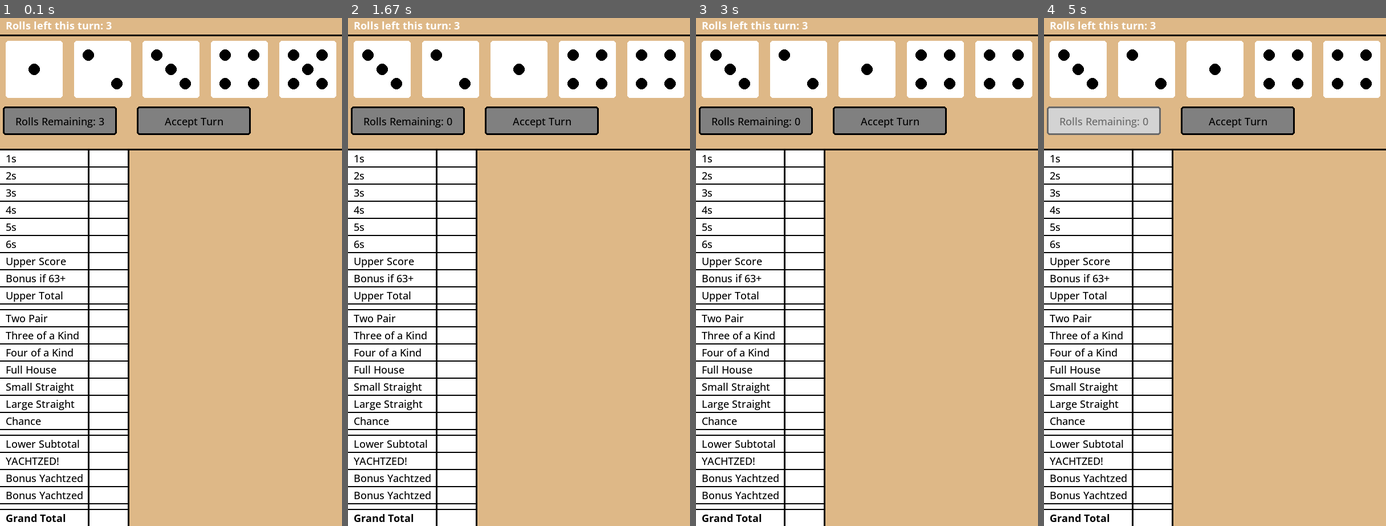
Above: before the commit, frames 1-4 (left to right).
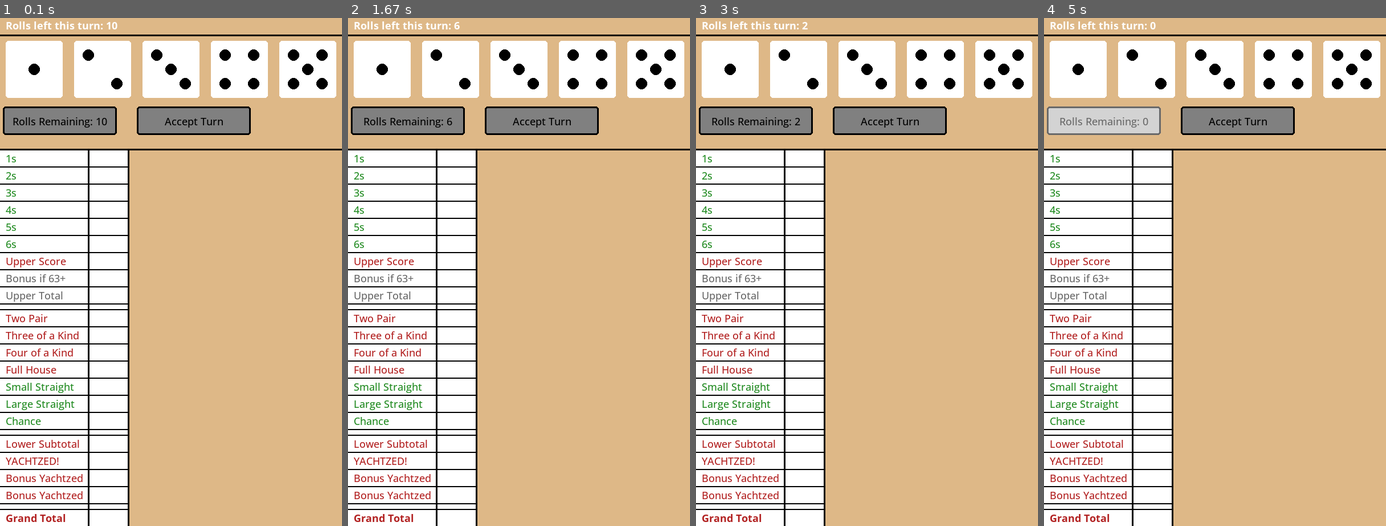
Above: after the commit, the same moments.

Repository: machinateddesigns/PythonGeneral
Game: pygame game, started from yachtzed.py
The game is run twice, just before and just after one commit, with the same random seed, the same clock (stepped at 60 frames per second) and the same inputs.
Inputs (mouse positions are in pixels of both pictures, inside the frame that each line leads up to):
- Up to frame 1 (0.1 s): no input
- Up to frame 2 (1.67 s): click (409, 119) at 0.38 s, where only the run after the commit has a clickable "Rolls Remaining: 10"; press the mouse at (409, 119) at 0.7 s; move the mouse to (423, 145) at 0.8 s; release the mouse at (436, 170) at 0.93 s; click (409, 119) at 1.05 s, where only the run after the commit has a clickable "Rolls Remaining: 8"; press the mouse at (409, 119) at 1.37 s; move the mouse to (450, 109) at 1.47 s; release the mouse at (491, 104) at 1.6 s
- Up to frame 3 (3 s): click (805, 109) at 1.72 s; press the mouse at (757, 119) at 2.03 s; move the mouse to (860, 287) at 2.13 s; release the mouse at (962, 454) at 2.27 s; click (757, 119) at 2.38 s, where only the run after the commit has a clickable "Rolls Remaining: 4"; press the mouse at (757, 119) at 2.7 s; move the mouse to (808, 211) at 2.8 s; release the mouse at (863, 297) at 2.93 s
- Up to frame 4 (5 s): click (1105, 119) at 3.05 s, where only the run after the commit has a clickable "Rolls Remaining: 2"; press the mouse at (1105, 119) at 3.37 s; move the mouse to (1221, 119) at 3.47 s; release the mouse at (1338, 124) at 3.6 s; click "Rolls Remaining: 0" at 3.72 s; press the mouse at (1105, 119) at 4.03 s; move the mouse to (1177, 190) at 4.13 s; release the mouse at (1249, 261) at 4.27 s; click "Rolls Remaining: 0" at 4.88 s

The runs differ from the first frame. In frame 1, 2.0% of the frame differs, in the area x 1-35%, y 0-100%; in frame 2, 2.1%; in frame 3, 2.1%, in the area x 1-92%, y 0-100%; in frame 4, 2.1%.

Commit message:
Update yachtzed.py

Diff:
--- a/yachtzed.py
+++ b/yachtzed.py
@@ -74,7 +74,11 @@
 
 numbers = [1,2,3,4,5]
 
-rolls_left = 3
+#rolls_left = 3 #hiding this for now, looks like since I have a better option, I should use that
+
+selected_choice = [False, False, False, False, False, False, False, False, False, False, False, False, False, False]
+possible = [False, False, False, False, False, False, False, False, False, False, False, False, False, False]
+done = [False, False, False, False, False, False, False, False, False, False, False, False, False, False]
 
 #creating a Dice class so we can call multiple of them with different pip counts. This version is for a standard 6 sided die.
 class Dice:
@@ -100,12 +104,14 @@
             pygame.draw.circle(screen, black, (self.x_pos + 75, self.y_pos + 50), 10)
 
 def draw_stuff():
-    global rolls_left #just in case I want to separate the rolls left from the roll button
+    #global rolls_left #just in case I want to separate the rolls left from the roll button
+    #global rolls_remaining #my own spin on it, see if this works, looks like it's unnecessary
     #roll_text = font_b.render('Click to Roll', True, white)    this is handled elsewhere in my version
     #screen.blit(roll_text, (85, 167))                          this is handled more cleanly elsewhere
     #accept_text = font_m.render('Accept Turn', True, white)    this is handled elsewhere
     #screen.blit(accept_text, (375, 167))                       again, I handled this better elsewhere
-    rolls_text = font_b.render(f'Rolls left this turn: {rolls_left}', True, white)
+    #rolls_text = font_b.render(f'Rolls left this turn: {rolls_left}', True, white) #hide this for now
+    rolls_text = font_b.render(f'Rolls left this turn: {rolls_remaining}', True, white)
     screen.blit(rolls_text, (10, 10))
     pygame.draw.rect(screen, white, [0, 240, 225, HEIGHT - 200])
     pygame.draw.line(screen, black, (0, 40), (WIDTH, 40), 3)
@@ -170,29 +176,107 @@
     def draw(self):
         pygame.draw.line(screen, black, (self.x_pos, self.y_pos),(self.x_pos + self.width, self.y_pos), 2)
         pygame.draw.line(screen, black, (self.x_pos, self.y_pos + self.height),(self.x_pos + self.width, self.y_pos + self.height), 2)
+
         if not self.done:
             if self.possible:
-                my_text = (self.text, True, forestgreen)
+                possiblecolor = forestgreen
             elif not self.possible:
-                my_text = (self.text, True, brickred)
+                possiblecolor = brickred
         else:
-            my_text = (self.text, True, darkgray)
-        my_text = font_m.render(self.text, True, black)
+            possiblecolor = darkgray
+        my_text = font_m.render(self.text, True, possiblecolor)
         if self.text == "Grand Total":
-            my_text = font_b.render(self.text, True, black)
+            my_text = font_b.render(self.text, True, possiblecolor)
         text_rect = my_text.get_rect()
         text_rect.centery = self.centery
         text_rect.x = 10
         screen.blit(my_text, text_rect)
 
+
+
+def check_possible(possible_list, numbers_list):
+    max_count = 0
+    pairodice = 0
+#something is wrong with the logic. Try running it. Send it to claude.
+    possible_list[0] = True #ones
+    possible_list[1] = True #twos
+    possible_list[2] = True #threes
+    possible_list[3] = True #fours
+    possible_list[4] = True #fives
+    possible_list[5] = True #sixes
+    possible_list[13] = True #chance
+
+    for index in range(1,7):
+        if numbers_list.count(index) > max_count:
+            max_count = numbers_list.count(index)
+
+    if max_count >= 3:
+        possible_list[7] = True
+        if max_count >= 4:
+            possible_list[8] = True
+            if max_count == 5:
+                possible_list[9] = True
+
+    if max_count == 2:
+        pairodice +=1
+
+    elif max_count < 3:
+        possible_list[7] = False
+        possible_list[8] = False
+        possible_list[9] = False
+        possible_list[10] = False
+        twopairchecker = False
+        if pairodice == 2:
+            possible_list[6] = True
+            twopairchecker = True
+        if not twopairchecker:
+            possible_list[6] = False
+
+    elif max_count == 3:
+        possible_list[8] = False
+        possible_list[9] = False
+        checker = False
+        for index in range(len(numbers_list)):
+            if numbers_list.count(numbers_list[index]) == 2:
+                possible_list[10] = True
+                checker = True
+        if not checker:
+            possible_list[10] = False
+
+    elif max_count == 4:
+        possible_list[9] = False
+
+    lowest = 10
+    highest = 0
+    for index in range(len(numbers_list)):
+        if numbers_list[index] < lowest:
+            lowest = numbers_list[index]
+        if numbers_list[index] > highest:
+            highest = numbers_list[index]
+
+    if (lowest + 1 in numbers_list) and (lowest + 2 in numbers_list) and (lowest + 3 in numbers_list) and (lowest + 4 in numbers_list):
+        possible_list[12] = True
+    else:
+        possible_list[12] = False
+
+    if ((lowest + 1 in numbers_list) and (lowest + 2 in numbers_list) and (lowest + 3 in numbers_list)) or ((highest - 1 in numbers_list) and (highest - 2 in numbers_list) and (highest-3 in numbers_list)):
+        possible_list[11] = True
+    else:
+        possible_list[11] = False
+
+    return possible_list
+
 def main():
 
     running = True
     roll = False
+    #globalize the variable
+    global rolls_remaining
     #local rolls variable
-    rolls_remaining = 3
+    rolls_remaining = 10 #3
     #Loading dice sounds
-
+    #need to load possible as a global variable before it's used or redefined
+    global possible
     #Shake effect intiialization for dice or other objects
     shakex = 0
     shakey = 0
@@ -204,6 +288,7 @@
     while running:
         timer.tick(fps)
         screen.fill(background)
+
 
         if pygame.mixer.get_busy():
             for x in shakex:
@@ -247,54 +332,33 @@
 
         draw_stuff()
 
-        ones = Choice(0, 240, 225, 30, '1s', True, True, False )
-        twos = Choice(0, 270, 225, 30, '2s', True, True, False )
-        threes = Choice(0, 300, 225, 30, '3s', True, True, False )
-        fours = Choice(0, 330, 225, 30, '4s', True, True, False )
-        fives = Choice(0, 360, 225, 30, '5s', True, True, False )
-        sixes = Choice(0, 390, 225, 30, '6s', True, True, False )
-        uppersubt = Choice(0, 420, 225, 30, 'Upper Score', False, False, True )
+        ones = Choice(0, 240, 225, 30, '1s', selected_choice[0], possible[0], done[0] )
+        twos = Choice(0, 270, 225, 30, '2s', selected_choice[1], possible[1], done[1] )
+        threes = Choice(0, 300, 225, 30, '3s', selected_choice[2], possible[2], done[2] )
+        fours = Choice(0, 330, 225, 30, '4s', selected_choice[3], possible[3], done[3] )
+        fives = Choice(0, 360, 225, 30, '5s', selected_choice[4], possible[4], done[4] )
+        sixes = Choice(0, 390, 225, 30, '6s', selected_choice[5], possible[5], done[5] )
+        uppersubt = Choice(0, 420, 225, 30, 'Upper Score', False, False, False )
         upperbonus = Choice(0, 450, 225, 30, 'Bonus if 63+', False, False, True )
         uppertotal = Choice(0, 480, 225, 30, 'Upper Total', False, False, True )
 
-        two_pair = Choice(0, 520, 225, 30, 'Two Pair', True, True, False )
-        three_kind = Choice(0, 550, 225, 30, 'Three of a Kind', True, True, False )
-        four_kind = Choice(0, 580, 225, 30, 'Four of a Kind', True, True, False )
-        yachtzed = Choice(0, 770, 225, 30, 'YACHTZED!', True, True, False )
-        full_house = Choice(0, 610, 225, 30, 'Full House', True, True, False )
-        sm_straight = Choice(0, 640, 225, 30, 'Small Straight', True, True, False )
-        lg_straight = Choice(0, 670, 225, 30, 'Large Straight', True, True, False )
-        chance = Choice(0, 700, 225, 30, 'Chance', True, True, False )
-        lowersubt = Choice(0, 740, 225, 30, 'Lower Subtotal', True, True, False )
-        bonus1 = Choice(0, 800, 225, 30, 'Bonus Yachtzed', True, True, False )
-        bonus2 = Choice(0, 830, 225, 30, 'Bonus Yachtzed', True, True, False )
-        grandtotal = Choice(0, 870, 225, 30, 'Grand Total', True, True, False )
-
-        ones.draw()
-        twos.draw()
-        threes.draw()
-        fours.draw()
-        fives.draw()
-        sixes.draw()
-        uppersubt.draw()
-        upperbonus.draw()
-        uppertotal.draw()
-
-        two_pair.draw()
-        three_kind.draw()
-        four_kind.draw()
-        full_house.draw()
-        sm_straight.draw()
-        lg_straight.draw()
-        yachtzed.draw()
-        chance.draw()
-
-        lowersubt.draw()
-
-        bonus1.draw()
-        bonus2.draw()
-
-        grandtotal.draw()
+        two_pair = Choice(0, 520, 225, 30, 'Two Pair', selected_choice[6], possible[6], done[6] )
+        three_kind = Choice(0, 550, 225, 30, 'Three of a Kind', selected_choice[7], possible[7], done[7] )
+        four_kind = Choice(0, 580, 225, 30, 'Four of a Kind', selected_choice[8], possible[8], done[8] )
+        yachtzed = Choice(0, 770, 225, 30, 'YACHTZED!', selected_choice[9], possible[9], done[9] )
+        full_house = Choice(0, 610, 225, 30, 'Full House', selected_choice[10], possible[10], done[10])
+        sm_straight = Choice(0, 640, 225, 30, 'Small Straight', selected_choice[11], possible[11], done[11] )
+        lg_straight = Choice(0, 670, 225, 30, 'Large Straight', selected_choice[12], possible[12], done[12] )
+        chance = Choice(0, 700, 225, 30, 'Chance', selected_choice[13], possible[13], done[13] )
+        lowersubt = Choice(0, 740, 225, 30, 'Lower Subtotal', False, False, False )
+        bonus1 = Choice(0, 800, 225, 30, 'Bonus Yachtzed', False, False, False )
+        bonus2 = Choice(0, 830, 225, 30, 'Bonus Yachtzed', False, False, False )
+        grandtotal = Choice(0, 870, 225, 30, 'Grand Total', False, False, False )
+
+
+
+
+
 
         mouse_pos = pygame.mouse.get_pos()
 
@@ -311,12 +375,40 @@
                     roll_button.pressed = False
         if roll:
             dice_sounds = random.choice(["FX/MORESNDS/8BIT/CASINO/BACKROLL.WAV","FX/MORESNDS/8BIT/CASINO/SHAKE1.WAV", "FX/MORESNDS/8BIT/CASINO/SHAKE2.WAV", "FX/MORESNDS/8BIT/CASINO/SHAKE3.WAV"])
-            for number in range(len(numbers)):
-                numbers[number] = random.randint(1,6)
+            #for number in range(len(numbers)):
+                #numbers[number] = random.randint(1,6)
+            #rolls_left -= 1
             rolls_remaining -= 1
             pygame.mixer.Sound(dice_sounds).play()
             roll = False
 
+        possible = check_possible(possible, numbers)
+
+        ones.draw()
+        twos.draw()
+        threes.draw()
+        fours.draw()
+        fives.draw()
+        sixes.draw()
+        uppersubt.draw()
+        upperbonus.draw()
+        uppertotal.draw()
+
+        two_pair.draw()
+        three_kind.draw()
+        four_kind.draw()
+        full_house.draw()
+        sm_straight.draw()
+        lg_straight.draw()
+        yachtzed.draw()
+        chance.draw()
+
+        lowersubt.draw()
+
+        bonus1.draw()
+        bonus2.draw()
+
+        grandtotal.draw()
 
         pygame.display.flip()
 
